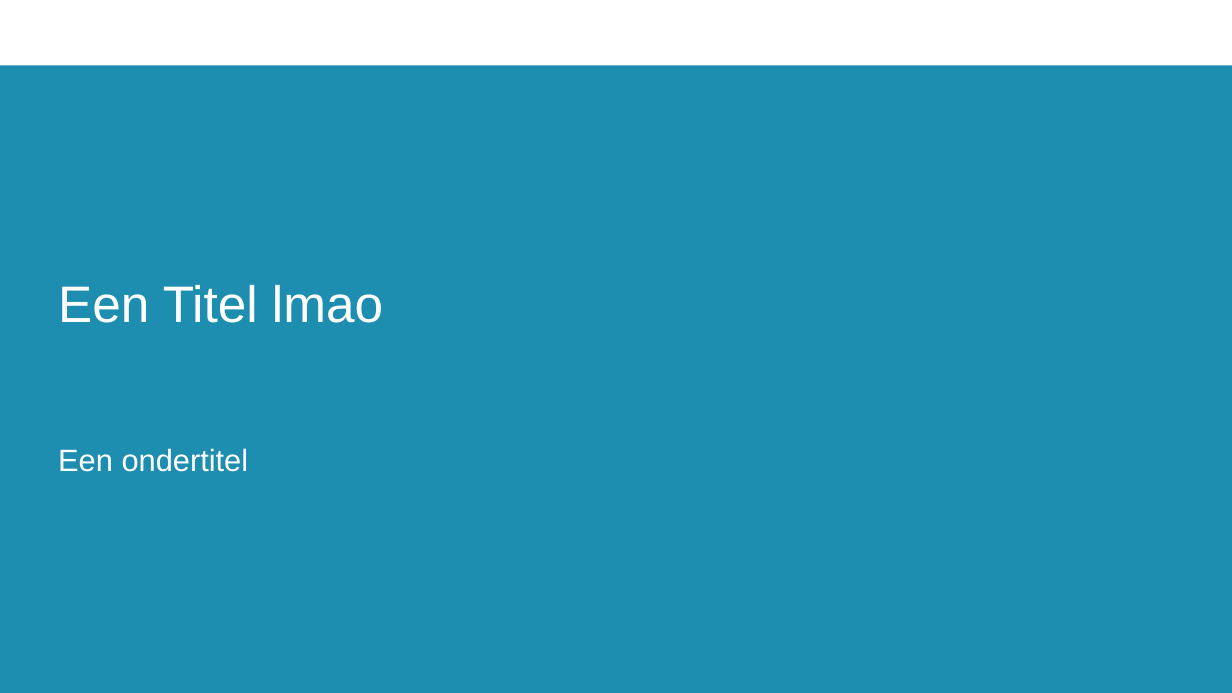
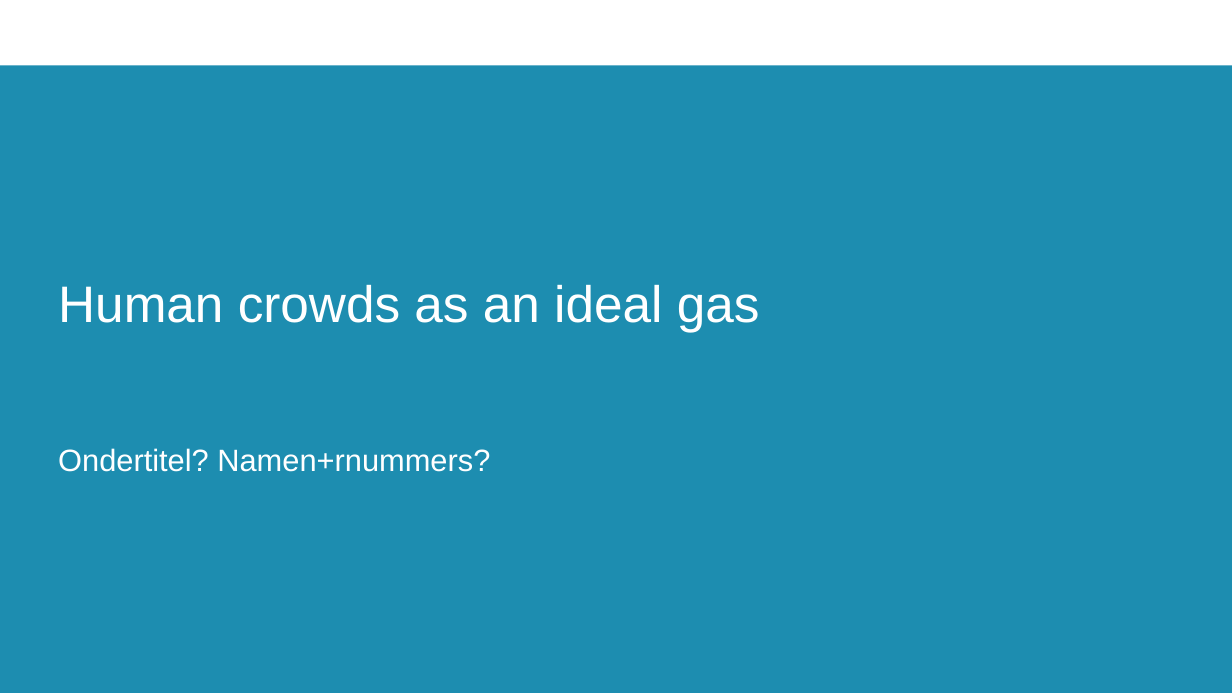
Before and after one commit to MathiMuts/WetCom, a slide deck: slide 1 of Crowds- Li.pptx. Drawn at 1232x693 pixels with LibreOffice and Linux fonts; fonts in the diff are those of the drawing; background and template pictures are left out. Boxes give left, top, right and bottom in pixels: in the first picture for what was removed or moved away, otherwise in the second. Text is boxed around its words. In the diff, an @@ line names an element or a change of style, - is before the commit and + after.

```diff
--- a/Crowds- Li.pptx
+++ b/Crowds- Li.pptx
@@ title at <box>58,284,760,333</box>: text changed @@
-Een Titel lmao
+Human crowds as an ideal gas
@@ subtitle at <box>58,448,490,472</box>: text changed @@
-Een ondertitel
+Ondertitel? Namen+rnummers?
```
Also in this commit, not shown: 3 other slides changed, 9 slides added.
